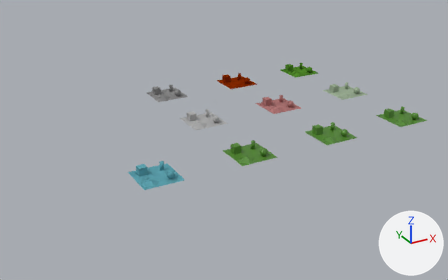
An edit to the Blender file materials/materials_toylandnormal.blend, drawn before and after from the same camera.
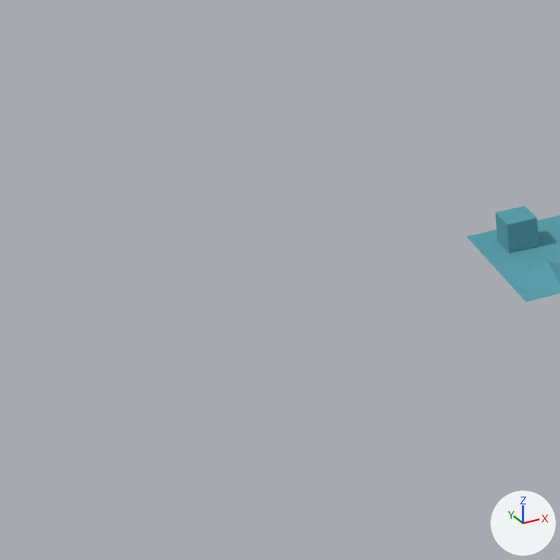
Each version is shown whole from a camera (50 mm lens) standing at (-24.56, -23.83, 12.98) and looking at (-9.25, 4.01, -0.94), then close up on the part from 0% to 34% of the width and 38% to 93% of the height. The axes (+X, +Y, +Z) are drawn at lower right. The lights are the same throughout.
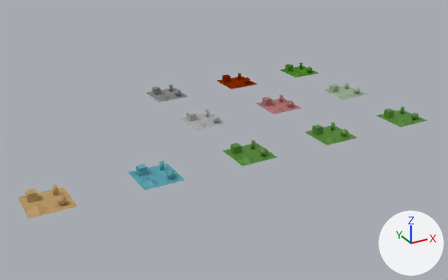
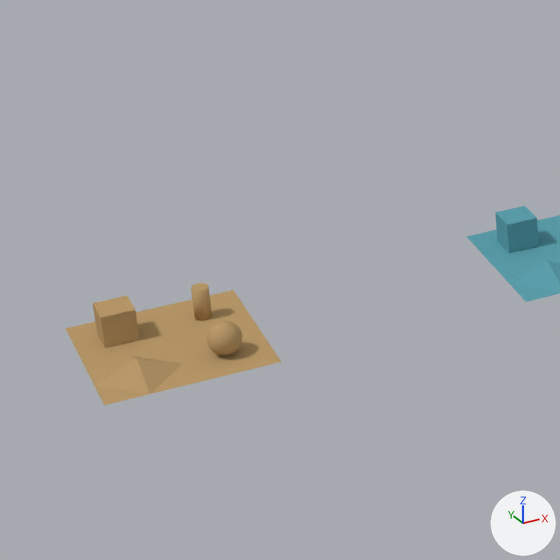
Location of each change, [x1, y1, x2, y2] in pixels of the close-ups (560 x 560 px):
'Plane.010', added (brown)
    after: [65, 283, 281, 405]

The edits, one by one:
Material 'Concrete_ToylandPaving' (mat_concrete_toylandpaving) is new.
Its base color is (0.497, 0.329, 0.149) (brown #bb9b6c).
Mesh me_plane_004 is new.
It has 250 vertices, 373 faces and spans x -1.0..1.0, y -1.0..1.0, z 0.0..0.4.
It uses material mat_concrete_toylandpaving (brown #bb9b6c).
Object 'Plane.010' (ob_plane_010) is new; it shows me_plane_004.
Its location is (-20.0, 0.0, 0.0).
